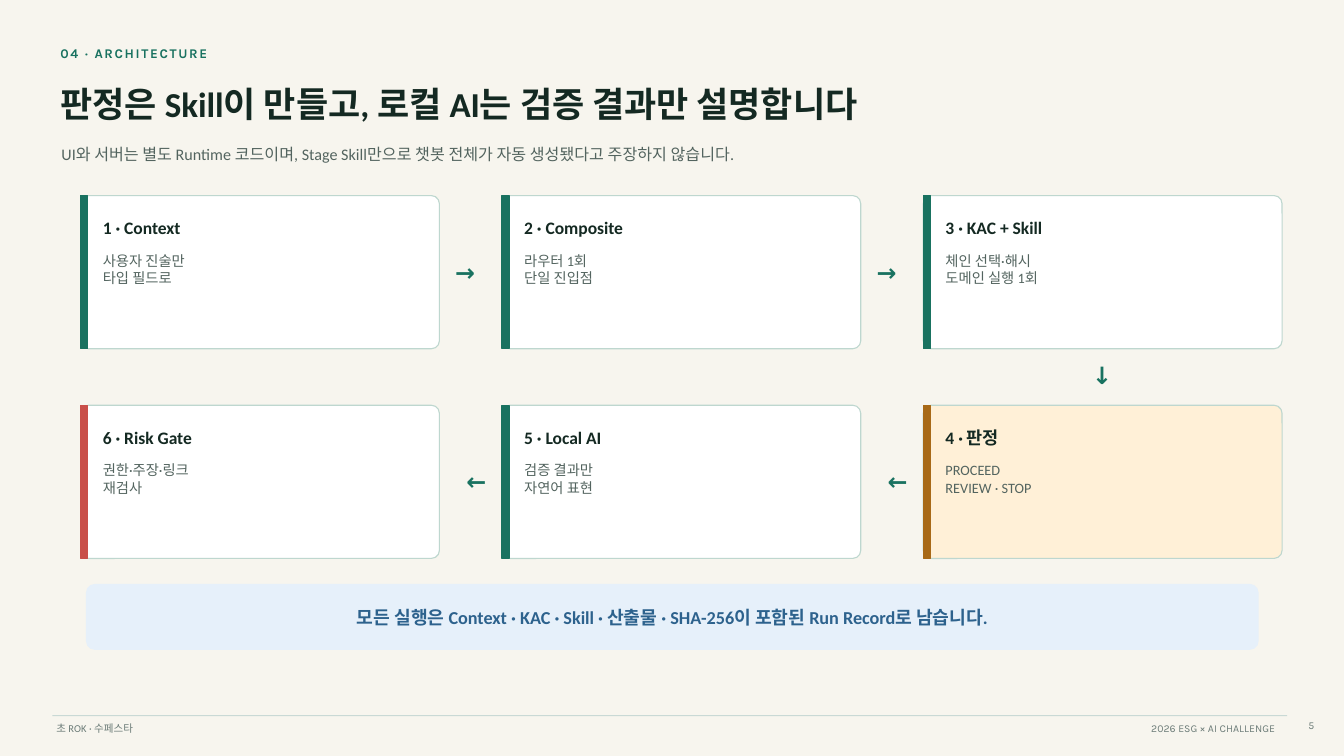
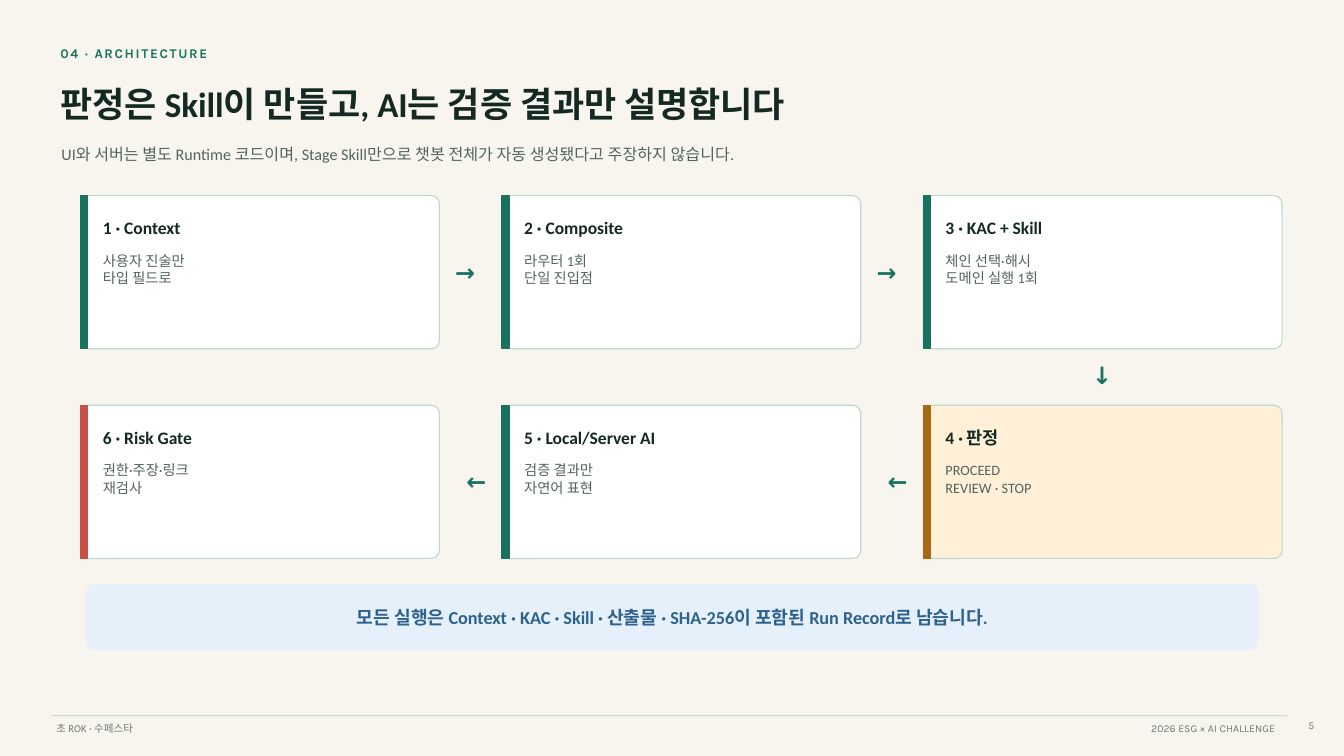
Before and after one commit to pak3430/supestar-esg-ai, a slide deck: slide 5 of 09_submission/02_presentation/초ROK_수페스타_발표자료.pptx. Drawn at 1344x756 pixels with LibreOffice and Linux fonts; fonts in the diff are those of the drawing. Boxes give left, top, right and bottom in pixels: in the first picture for what was removed or moved away, otherwise in the second. Text is boxed around its words. In the diff, an @@ line names an element or a change of style, - is before the commit and + after.

```diff
--- a/09_submission/02_presentation/초ROK_수페스타_발표자료.pptx
+++ b/09_submission/02_presentation/초ROK_수페스타_발표자료.pptx
@@ text at [60, 87, 785, 122]: text changed @@
-판정은 Skill이 만들고, 로컬 AI는 검증 결과만 설명합니다
+판정은 Skill이 만들고, AI는 검증 결과만 설명합니다
@@ text at [524, 431, 655, 445]: text changed @@
-5 · Local AI
+5 · Local/Server AI
```
Also in this commit, not shown: 3 other slides changed, 23 other files.
